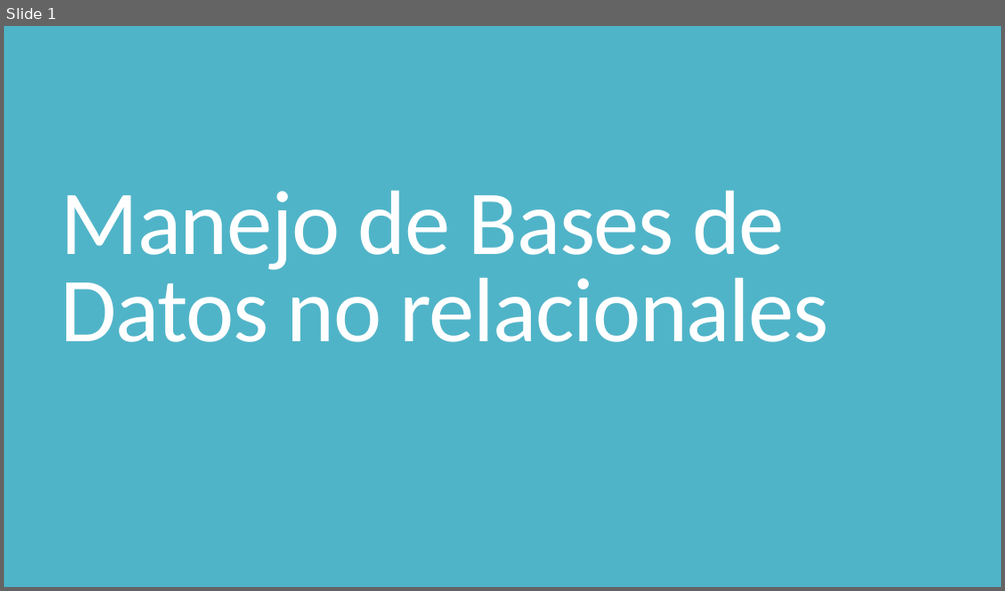
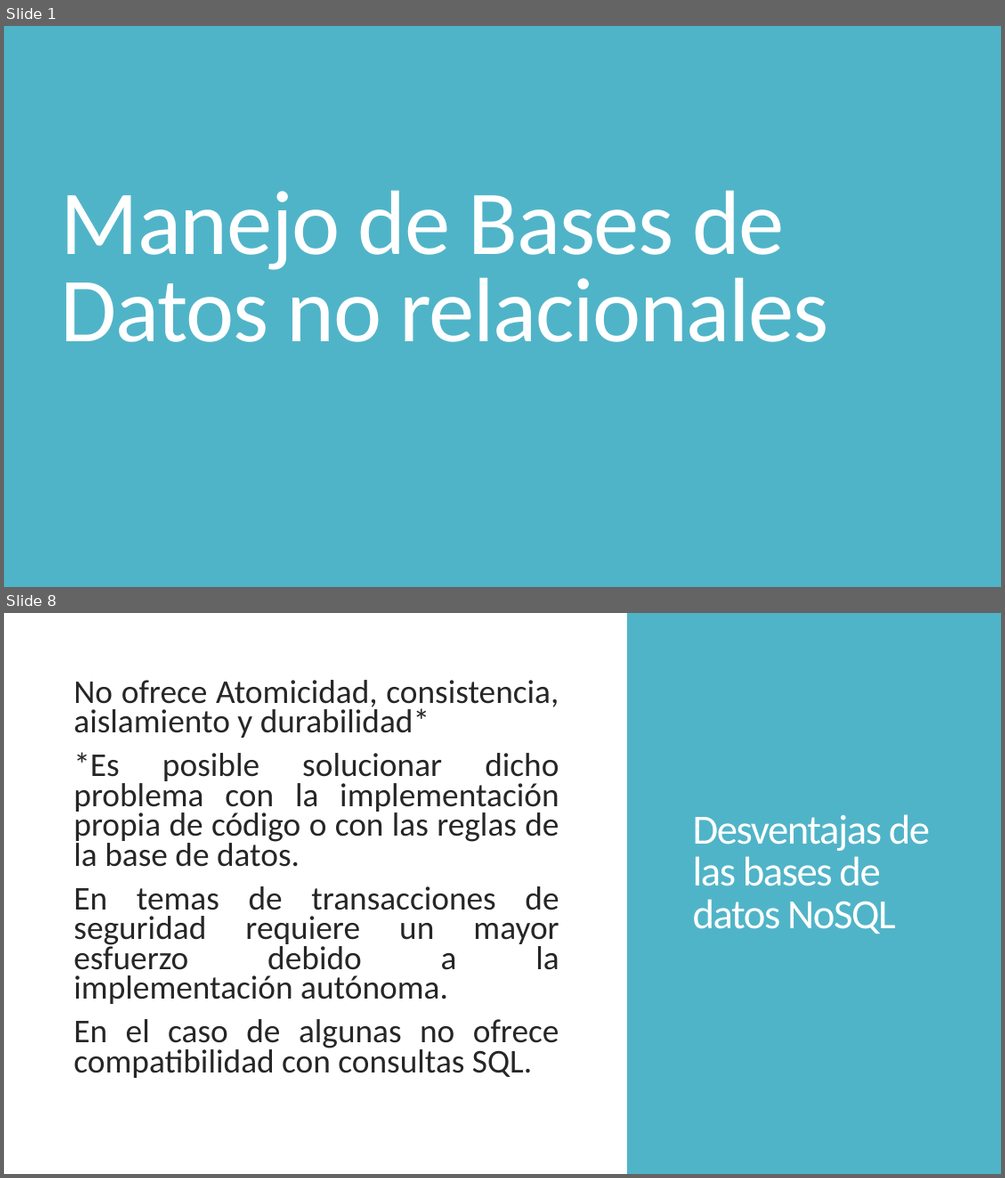
Before and after one commit to javiermelo1672/CursoIonic, a slide deck: Presentaciones/4. Manejo de bases de datos no relacionales.pptx. Shown one above the other, each under a label of ours: slide 1 before the commit, slides 1 and 8 after it; the slides between them are not shown. The pictures are 1005x591 and 1005x1178 pixels, drawn with LibreOffice and Linux fonts; fonts in the diff are those of the drawing. Boxes give left, top, right and bottom in pixels: in the first picture for what was removed or moved away, otherwise in the second. Text is boxed around its words. In the diff, an @@ line names an element or a change of style, - is before the commit and + after.

```diff
--- a/Presentaciones/4. Manejo de bases de datos no relacionales.pptx
+++ b/Presentaciones/4. Manejo de bases de datos no relacionales.pptx
@@ slide 8 added at (4,613,1001,1174), background #FFFFFF @@
@@ rectangle added at (627,613,1001,1174), fill #50B4C8 @@
@@ text added at (73,680,559,1078), 32 pt, text #262626 @@
+No ofrece Atomicidad, consistencia, aislamiento y durabilidad*
+*Es posible solucionar dicho problema con la implementación propia de código o con las reglas de la base de datos.
+En temas de transacciones de seguridad requiere un mayor esfuerzo debido a la implementación autónoma.
+En el caso de algunas no ofrece compatibilidad con consultas SQL.
@@ title added at (693,814,930,933), 40 pt, text #FFFFFF @@
+Desventajas de las bases de datos NoSQL
```
Also in this commit, not shown: 28 other slides added, 17 slides removed, 5 other files.
